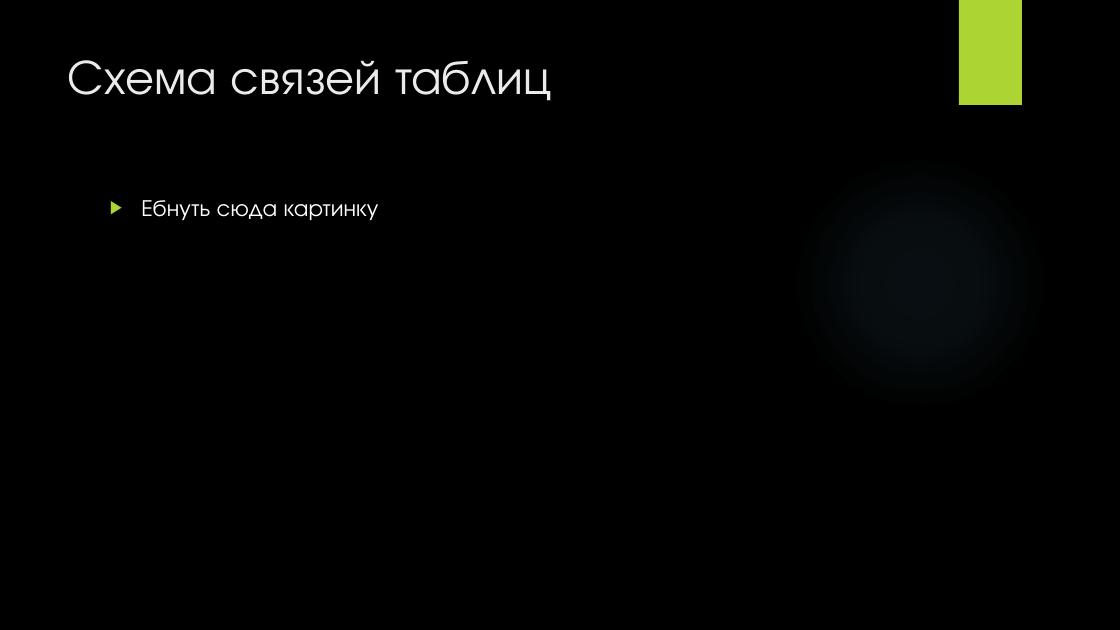
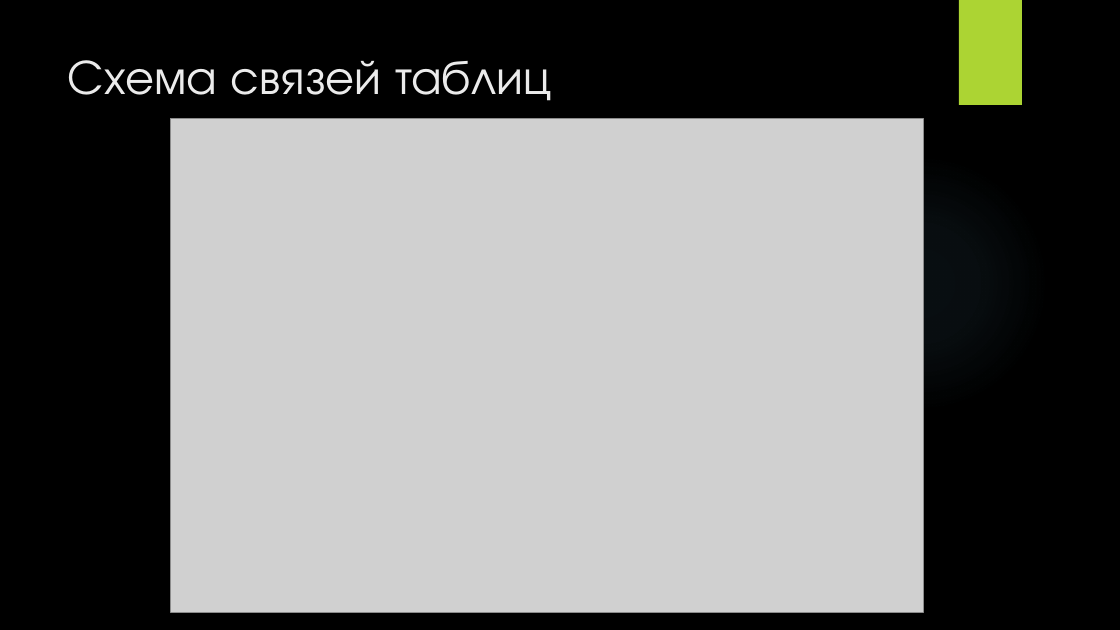
Before and after one commit to DJDims/Cafe-bar-project, a slide deck: slide 4 of Final boss.pptx (slide 3 before the commit). Drawn at 1120x630 pixels with LibreOffice and Linux fonts; fonts in the diff are those of the drawing; grey boxes stand for pictures; background and template pictures are left out. Boxes give left, top, right and bottom in pixels: in the first picture for what was removed or moved away, otherwise in the second. Text is boxed around its words. In the diff, an @@ line names an element or a change of style, - is before the commit and + after.

```diff
--- a/Final boss.pptx
+++ b/Final boss.pptx
@@ picture added at bbox=[171, 118, 923, 613] @@
@@ text removed at bbox=[141, 200, 379, 220] @@
-▶ Ебнуть сюда картинку
```
Also in this commit, not shown: 6 other slides changed, 3 slides added, 1 slide removed, 13 other files.
